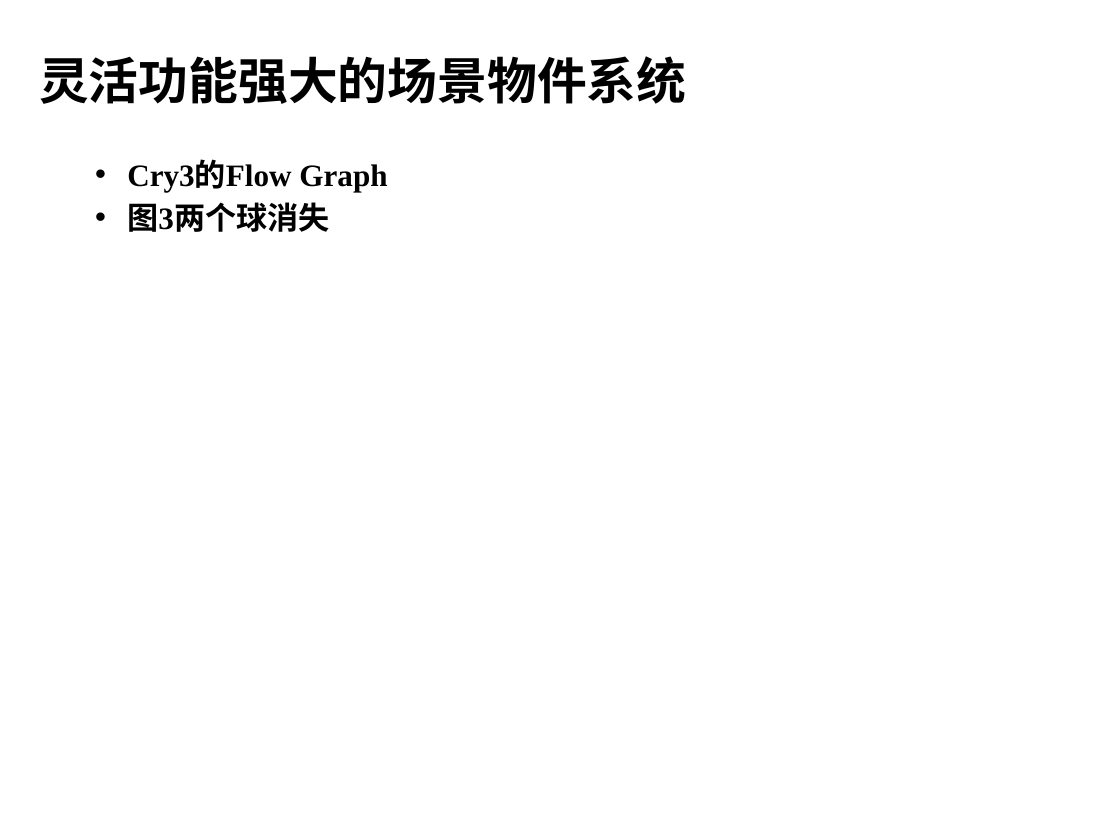
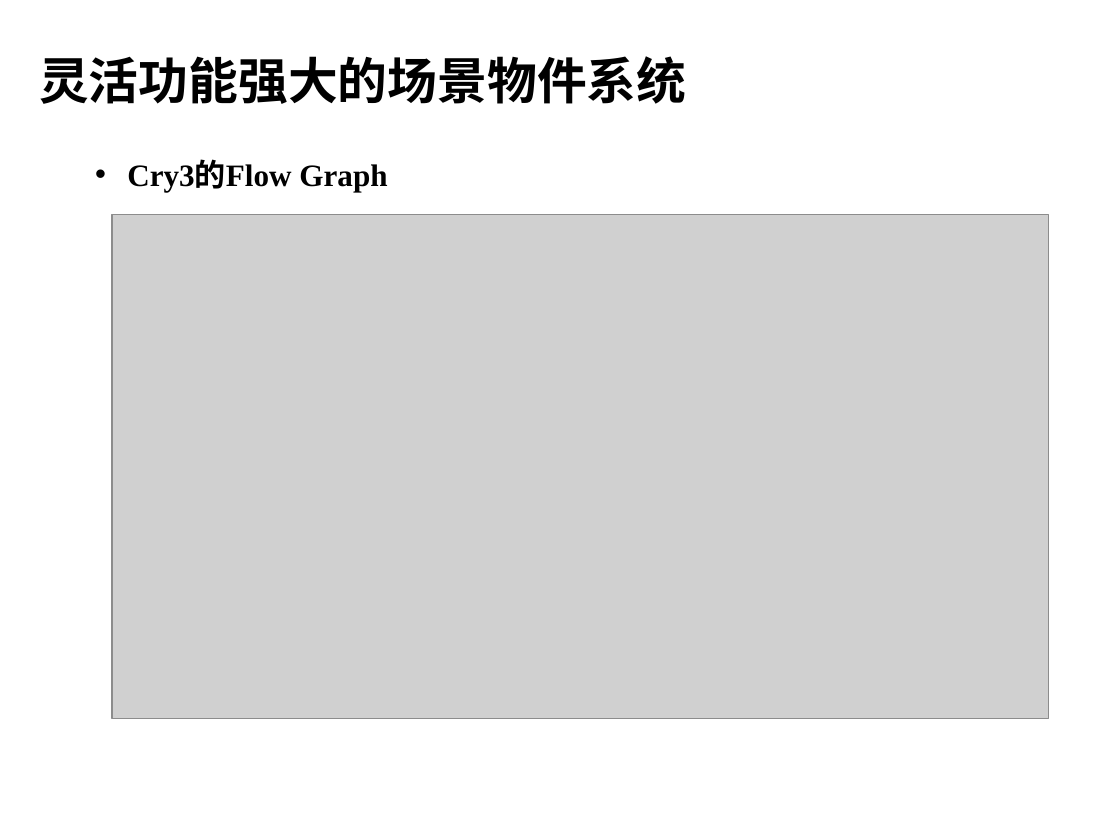
Before and after one commit to henryfung01/StreetFighter, a slide deck: slide 8 of Doc/whitebai.pptx. Drawn at 1120x840 pixels with LibreOffice and Linux fonts; fonts in the diff are those of the drawing; grey boxes stand for pictures; background and template pictures are left out. Boxes give left, top, right and bottom in pixels: in the first picture for what was removed or moved away, otherwise in the second. Text is boxed around its words. In the diff, an @@ line names an element or a change of style, - is before the commit and + after.

```diff
--- a/Doc/whitebai.pptx
+++ b/Doc/whitebai.pptx
@@ text at bbox=[127, 202, 329, 232]: paragraph removed @@
-• 图3两个球消失
@@ picture added at bbox=[112, 215, 1048, 719] @@
```
Also in this commit, not shown: 3 other slides changed, 5 slides added.
